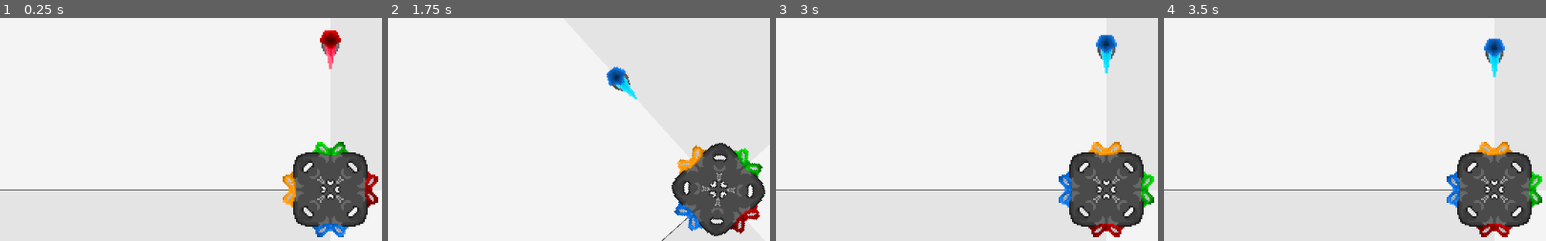
Above: before the commit, frames 1-4 (left to right).
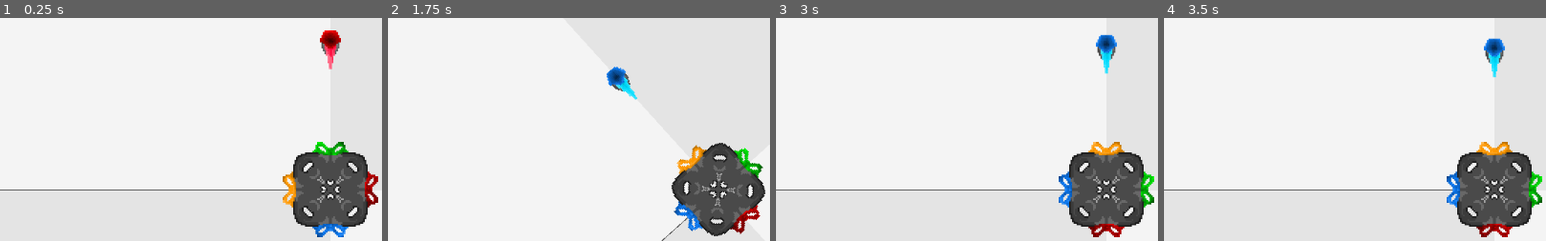
Above: after the commit, the same moments.

Repository: KeatonMueller/polymonous
Game: Godot game, scene res://Scenes/Main/MainScene.tscn
Two runs of this game, one before a commit and one after it. Both use one fixed random seed, a clock stepped at 60 frames per second and the inputs below.
Inputs:
- Up to frame 1 (0.25 s): no input
- Up to frame 2 (1.75 s): tap Enter (new_game) at 0.5, 1.35 s; hold Right (rot_right) 0.53-1.28 s; tap S (drop) at 0.6 s; tap Space at 1.25 s; hold Left (rot_left) from 1.28 s (still down)
- Up to frame 3 (3 s): release Left (rot_left) at 2.03 s; hold Right (rot_right) from 2.03 s (still down); tap S (drop) at 2.1 s; tap Enter (new_game) at 2.85 s
- Up to frame 4 (3.5 s): keep holding Right (rot_right)
The pictures show only the part of the screen within x 7-57%, y 12-62%; the shares and areas given below are measured in that part.

The runs differ from the first frame. In frame 1, 0.2% of the frame differs, in the area x 75-98%, y 57-97%; in frame 2, 0.2%; in frame 3, 0.2%; in frame 4, 0.2%.

Commit message:
change textures

Diff:
--- a/Scenes/Base/Base.gd
+++ b/Scenes/Base/Base.gd
@@ -22,8 +22,8 @@
 		var val = pos_vals[randi() % pos_vals.size()]
 		pos_vals.erase(val)
 		values[theta] = val
-		bases[i].texture = load("res://Textures/BaseSpace/sprite_" + str(val) + "_i.png")
-		bases[i].get_node("Sprite").texture = load("res://Textures/BaseSpace/sprite_" + str(val) + ".png")
+		bases[i].texture = load("res://Textures/BaseSpace/frame_" + str(val) + ".png")
+		bases[i].get_node("Sprite").texture = load("res://Textures/BaseSpace/inner_" + str(val) + ".png")
 
 func lock_fragment(theta: float):
 	var i = 0
--- a/Scenes/Base/Base4.tscn
+++ b/Scenes/Base/Base4.tscn
@@ -1,10 +1,8 @@
-[gd_scene load_steps=8 format=2]
+[gd_scene load_steps=6 format=2]
 
 [ext_resource path="res://Scenes/Base/Base4.gd" type="Script" id=1]
-[ext_resource path="res://Textures/BaseSpace/sprite_0.png" type="Texture" id=2]
-[ext_resource path="res://Textures/BaseSpace/sprite_1.png" type="Texture" id=3]
-[ext_resource path="res://Textures/BaseSpace/sprite_2.png" type="Texture" id=4]
-[ext_resource path="res://Textures/BaseSpace/sprite_3.png" type="Texture" id=5]
+[ext_resource path="res://Textures/BaseSpace/inner_0.png" type="Texture" id=2]
+[ext_resource path="res://Textures/BaseSpace/frame_0.png" type="Texture" id=3]
 [ext_resource path="res://Textures/BaseTexture.png" type="Texture" id=6]
 
 [sub_resource type="RectangleShape2D" id=1]
@@ -26,7 +24,7 @@
 position = Vector2( 0, -50 )
 scale = Vector2( 2, 2 )
 z_index = 1
-texture = ExtResource( 2 )
+texture = ExtResource( 3 )
 offset = Vector2( 0, -1 )
 
 [node name="Sprite" type="Sprite" parent="Sprite0"]
@@ -46,7 +44,7 @@
 [node name="Sprite" type="Sprite" parent="Sprite1"]
 modulate = Color( 1, 1, 1, 0 )
 z_index = 1
-texture = ExtResource( 3 )
+texture = ExtResource( 2 )
 offset = Vector2( 0, -1 )
 
 [node name="Sprite2" type="Sprite" parent="."]
@@ -54,13 +52,13 @@
 rotation = 3.14159
 scale = Vector2( 2, 2 )
 z_index = 2
-texture = ExtResource( 4 )
+texture = ExtResource( 3 )
 offset = Vector2( 0, -1 )
 
 [node name="Sprite" type="Sprite" parent="Sprite2"]
 modulate = Color( 1, 1, 1, 0 )
 z_index = 2
-texture = ExtResource( 4 )
+texture = ExtResource( 2 )
 offset = Vector2( 0, -1 )
 
 [node name="Sprite3" type="Sprite" parent="."]
@@ -68,13 +66,13 @@
 rotation = 4.71239
 scale = Vector2( 2, 2 )
 z_index = 3
-texture = ExtResource( 5 )
+texture = ExtResource( 3 )
 offset = Vector2( 0, -1 )
 
 [node name="Sprite" type="Sprite" parent="Sprite3"]
 modulate = Color( 1, 1, 1, 0 )
 z_index = 3
-texture = ExtResource( 5 )
+texture = ExtResource( 2 )
 offset = Vector2( 0, -1 )
 
 [node name="Tween" type="Tween" parent="."]
--- a/Scenes/Base/Base5.tscn
+++ b/Scenes/Base/Base5.tscn
@@ -1,8 +1,9 @@
-[gd_scene load_steps=4 format=2]
+[gd_scene load_steps=5 format=2]
 
 [ext_resource path="res://Textures/Base5.png" type="Texture" id=1]
 [ext_resource path="res://Scenes/Base/Base5.gd" type="Script" id=2]
-[ext_resource path="res://Textures/BaseSpace/sprite_0.png" type="Texture" id=3]
+[ext_resource path="res://Textures/BaseSpace/inner_0.png" type="Texture" id=3]
+[ext_resource path="res://Textures/BaseSpace/frame_0.png" type="Texture" id=4]
 
 [node name="Base" type="StaticBody2D"]
 script = ExtResource( 2 )
@@ -20,7 +21,7 @@
 position = Vector2( 0, -50 )
 scale = Vector2( 2, 2 )
 z_index = 1
-texture = ExtResource( 3 )
+texture = ExtResource( 4 )
 offset = Vector2( 0, -1 )
 
 [node name="Sprite" type="Sprite" parent="Sprite0"]
@@ -34,7 +35,7 @@
 rotation = 1.25664
 scale = Vector2( 2, 2 )
 z_index = 1
-texture = ExtResource( 3 )
+texture = ExtResource( 4 )
 offset = Vector2( 0, -1 )
 
 [node name="Sprite" type="Sprite" parent="Sprite1"]
@@ -48,7 +49,7 @@
 rotation = 2.51327
 scale = Vector2( 2, 2 )
 z_index = 1
-texture = ExtResource( 3 )
+texture = ExtResource( 4 )
 offset = Vector2( 0, -1 )
 
 [node name="Sprite" type="Sprite" parent="Sprite2"]
@@ -62,7 +63,7 @@
 rotation = -2.51327
 scale = Vector2( 2, 2 )
 z_index = 1
-texture = ExtResource( 3 )
+texture = ExtResource( 4 )
 offset = Vector2( 0, -1 )
 
 [node name="Sprite" type="Sprite" parent="Sprite3"]
@@ -76,7 +77,7 @@
 rotation = -1.25664
 scale = Vector2( 2, 2 )
 z_index = 1
-texture = ExtResource( 3 )
+texture = ExtResource( 4 )
 offset = Vector2( 0, -1 )
 
 [node name="Sprite" type="Sprite" parent="Sprite4"]
--- a/Scenes/Base/Base6.tscn
+++ b/Scenes/Base/Base6.tscn
@@ -1,8 +1,9 @@
-[gd_scene load_steps=4 format=2]
+[gd_scene load_steps=5 format=2]
 
 [ext_resource path="res://Textures/Base6.png" type="Texture" id=1]
 [ext_resource path="res://Scenes/Base/Base6.gd" type="Script" id=2]
-[ext_resource path="res://Textures/BaseSpace/sprite_0.png" type="Texture" id=3]
+[ext_resource path="res://Textures/BaseSpace/frame_0.png" type="Texture" id=3]
+[ext_resource path="res://Textures/BaseSpace/inner_0.png" type="Texture" id=4]
 
 [node name="Base" type="StaticBody2D"]
 z_index = 1
@@ -24,7 +25,7 @@
 
 [node name="Sprite" type="Sprite" parent="Sprite0"]
 modulate = Color( 1, 1, 1, 0 )
-texture = ExtResource( 3 )
+texture = ExtResource( 4 )
 offset = Vector2( 0, -1 )
 
 [node name="Sprite1" type="Sprite" parent="."]
@@ -36,7 +37,7 @@
 
 [node name="Sprite" type="Sprite" parent="Sprite1"]
 modulate = Color( 1, 1, 1, 0 )
-texture = ExtResource( 3 )
+texture = ExtResource( 4 )
 offset = Vector2( 0, -1 )
 
 [node name="Sprite2" type="Sprite" parent="."]
@@ -48,7 +49,7 @@
 
 [node name="Sprite" type="Sprite" parent="Sprite2"]
 modulate = Color( 1, 1, 1, 0 )
-texture = ExtResource( 3 )
+texture = ExtResource( 4 )
 offset = Vector2( 0, -1 )
 
 [node name="Sprite3" type="Sprite" parent="."]
@@ -60,7 +61,7 @@
 
 [node name="Sprite" type="Sprite" parent="Sprite3"]
 modulate = Color( 1, 1, 1, 0 )
-texture = ExtResource( 3 )
+texture = ExtResource( 4 )
 offset = Vector2( 0, -1 )
 
 [node name="Sprite4" type="Sprite" parent="."]
@@ -72,7 +73,7 @@
 
 [node name="Sprite" type="Sprite" parent="Sprite4"]
 modulate = Color( 1, 1, 1, 0 )
-texture = ExtResource( 3 )
+texture = ExtResource( 4 )
 offset = Vector2( 0, -1 )
 
 [node name="Sprite5" type="Sprite" parent="."]
@@ -84,7 +85,7 @@
 
 [node name="Sprite" type="Sprite" parent="Sprite5"]
 modulate = Color( 1, 1, 1, 0 )
-texture = ExtResource( 3 )
+texture = ExtResource( 4 )
 offset = Vector2( 0, -1 )
 
 [node name="Tween" type="Tween" parent="."]
Binary file added: Textures/BaseSpace/frame_0.png
Not shown, added: Textures/BaseSpace/frame_0.png.import
Binary file added: Textures/BaseSpace/frame_1.png
Not shown, added: Textures/BaseSpace/frame_1.png.import
Binary file added: Textures/BaseSpace/frame_2.png
Not shown, added: Textures/BaseSpace/frame_2.png.import
Binary file added: Textures/BaseSpace/frame_3.png
Not shown, added: Textures/BaseSpace/frame_3.png.import
Binary file added: Textures/BaseSpace/frame_4.png
Not shown, added: Textures/BaseSpace/frame_4.png.import
Binary file added: Textures/BaseSpace/frame_5.png
Not shown, added: Textures/BaseSpace/frame_5.png.import
(and 44 more such lines)
